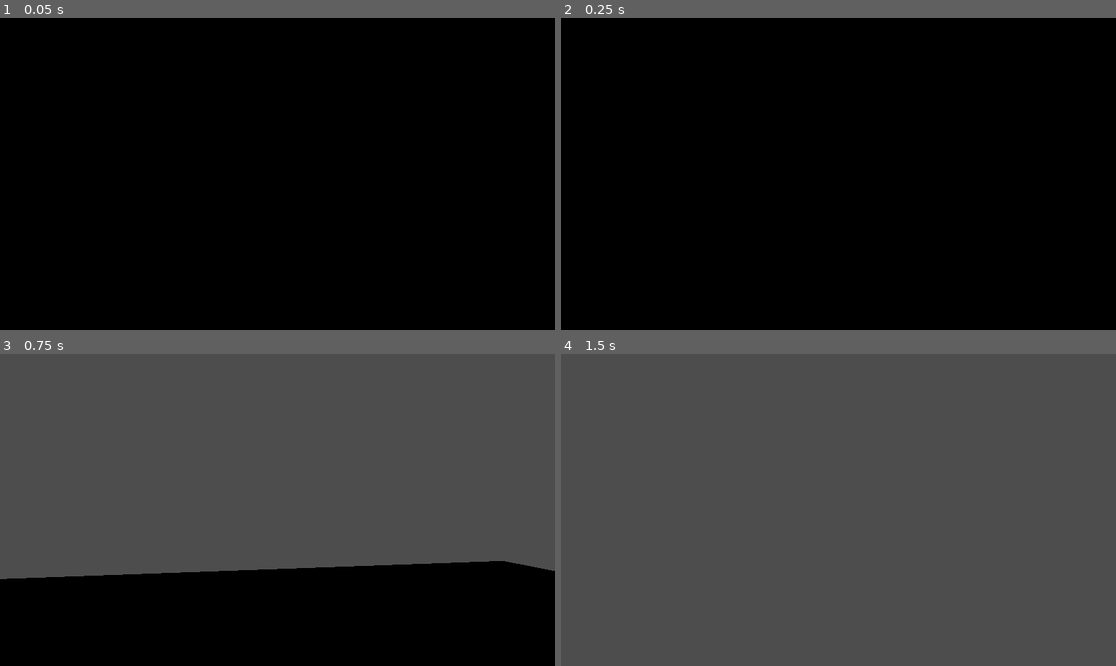
Above: before the commit, frames 1-4 (two rows, left to right).
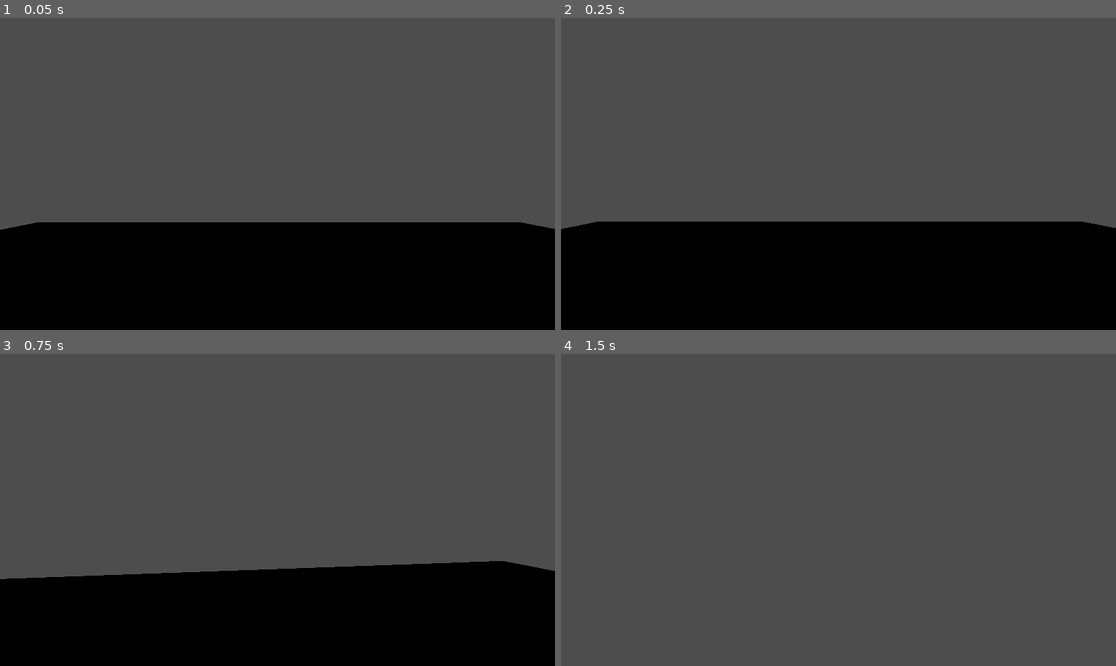
Above: after the commit, the same moments.

Repository: RadRaban/rotacja_chodzenie_cos
Game: Godot game, scene res://gra na tel.tscn
Same seed, same stepped clock (60 frames per second), same inputs: the game is played once before the commit and once after it.
Inputs (mouse positions are in pixels of both pictures, inside the frame that each line leads up to):
- Up to frame 1 (0.05 s): no input
- Up to frame 2 (0.25 s): no input
- Up to frame 3 (0.75 s): tap Enter at 0.5 s; move the mouse to (305, 510) at 0.52 s; press the mouse at (305, 510) at 0.53 s; hold Up (ui_up) from 0.53 s (still down)
- Up to frame 4 (1.5 s): keep holding Up (ui_up); move the mouse to (810, 510) at 1.27 s; release the mouse at (810, 510) at 1.28 s; click (810, 510) at 1.35 s

The runs differ from the first frame. In frame 1, 66% of the frame differs, in the area x 0-100%, y 0-68%; in frame 2, 65%; in frame 3, nothing differs; in frame 4, nothing differs.

Commit message:
Dobra krzesła działają

Diff:
--- a/gra na tel.tscn
+++ b/gra na tel.tscn
@@ -1,9 +1,20 @@
-[gd_scene load_steps=9 format=3 uid="uid://b0c2wep6sl753"]
+[gd_scene load_steps=10 format=3 uid="uid://b0c2wep6sl753"]
 
 [ext_resource type="Script" uid="uid://nau3bwd41f0x" path="res://skrypty/player.gd" id="1_3mqyj"]
 [ext_resource type="Script" uid="uid://8shaun1xcpas" path="res://skrypty/gra_na_tel.gd" id="1_ff7ye"]
-[ext_resource type="PackedScene" uid="uid://jl5imnd8ov32" path="res://modele/chair.glb" id="2_1ax8s"]
-[ext_resource type="Texture2D" uid="uid://b5pjgak6l0j50" path="res://mapy poziomow/mapa.jpg" id="2_tjpr8"]
+[ext_resource type="PackedScene" uid="uid://cdqtokm3vd22f" path="res://sceny z przedmiotami/krzeslo.tscn" id="3_tjpr8"]
+
+[sub_resource type="Image" id="Image_ff7ye"]
+data = {
+"data": PackedByteArray(255, 0, 14, 0, 0, 0, 0, 0, 0, 0, 0, 0, 255, 0, 16, 0, 0, 0, 0, 0, 0, 0, 0, 0, 255, 0, 12),
+"format": "RGB8",
+"height": 3,
+"mipmaps": false,
+"width": 3
+}
+
+[sub_resource type="ImageTexture" id="ImageTexture_tjpr8"]
+image = SubResource("Image_ff7ye")
 
 [sub_resource type="CapsuleShape3D" id="CapsuleShape3D_1ax8s"]
 
@@ -15,8 +26,8 @@
 
 [node name="Node3D" type="Node3D"]
 script = ExtResource("1_ff7ye")
-mapa_obrazek = ExtResource("2_tjpr8")
-prefab_krzeslo = ExtResource("2_1ax8s")
+mapa_obrazek = SubResource("ImageTexture_tjpr8")
+prefab_krzeslo = ExtResource("3_tjpr8")
 
 [node name="Player" type="CharacterBody3D" parent="."]
 transform = Transform3D(1, 0, 0, 0, 1, 0, 0, 0, 1, -0.0384121, 0, 0)
@@ -42,6 +53,3 @@
 
 [node name="MeshInstance3D" type="MeshInstance3D" parent="StaticBody3D"]
 mesh = SubResource("BoxMesh_6x6qc")
-
-[node name="Sketchfab_Scene" parent="." instance=ExtResource("2_1ax8s")]
-transform = Transform3D(0.253489, -1.023e-05, -0.000214291, 1.25929e-05, 0.204045, -0.00016236, 0.000197226, 0.000120271, 0.275432, -2.18003, 0.630607, 3.81709)
--- a/sceny z przedmiotami/Krzeslo.tscn
+++ b/sceny z przedmiotami/Krzeslo.tscn
@@ -1,8 +1,8 @@
-[gd_scene load_steps=2 format=3 uid="uid://55of014bqs43"]
+[gd_scene load_steps=2 format=3 uid="uid://cdqtokm3vd22f"]
 
-[ext_resource type="PackedScene" uid="uid://jl5imnd8ov32" path="res://modele/chair.glb" id="1_4es1e"]
+[ext_resource type="PackedScene" uid="uid://lfj34sw55wbp" path="res://modele/krzeslo/chair.glb" id="1_8hi22"]
 
-[node name="Sketchfab_Scene" instance=ExtResource("1_4es1e")]
+[node name="Sketchfab_Scene" instance=ExtResource("1_8hi22")]
 
 [node name="Sketchfab_model" parent="." index="0"]
-transform = Transform3D(0.12588, 0, 0, 0, 3.65573e-17, 0.0944247, 0, -0.164639, 2.09665e-17, 0, 0.140573, 0)
+transform = Transform3D(0.2, 0, 0, 0, -8.74228e-09, 0.2, 0, -0.2, -8.74228e-09, 0, 0.0330184, 0)
--- a/skrypty/gra_na_tel.gd
+++ b/skrypty/gra_na_tel.gd
@@ -9,13 +9,20 @@
 		print("Brak obrazka mapy!")
 		return
 
-	var img: Image = mapa_obrazek.get_image()
+	# Pobierz obraz z tekstury
+	var img := mapa_obrazek.get_image()
 
+	# Skonwertuj na nieskompresowany format (np. RGBA8)
+	if img.is_compressed():
+		img.decompress()
+	img.convert(Image.FORMAT_RGBA8)
+
+	# Odczytaj piksele
 	for x in img.get_width():
 		for y in img.get_height():
 			var color = img.get_pixel(x, y)
 
-			# Sprawdzamy czy piksel jest czerwony
+			# Czerwony piksel = wstaw krzesło
 			if color.r > 0.8 and color.g < 0.2 and color.b < 0.2:
 				var pozycja = Vector3(x * rozmiar_kraty, 0, y * rozmiar_kraty)
 				var krzeslo = prefab_krzeslo.instantiate()
Not shown, changed: mapy poziomow/mapa.jpg.import
Not shown, removed: modele/chair_1.png.import
Not shown, removed: modele/chair_2.png.import
Renamed: modele/chair.glb -> modele/krzeslo/chair.glb
Not shown, changed: modele/krzeslo/chair.glb.import
Renamed: modele/chair_0.png -> modele/krzeslo/chair_0.png
Not shown, changed: modele/krzeslo/chair_0.png.import
Renamed: modele/chair_1.png -> modele/krzeslo/chair_1.png
Not shown, changed: modele/krzeslo/chair_1.png.import
Renamed: modele/chair_2.png -> modele/krzeslo/chair_2.png
Not shown, changed: modele/krzeslo/chair_2.png.import
Binary file removed: modele/modelex2/chair.glb
(and 5 more such lines)
